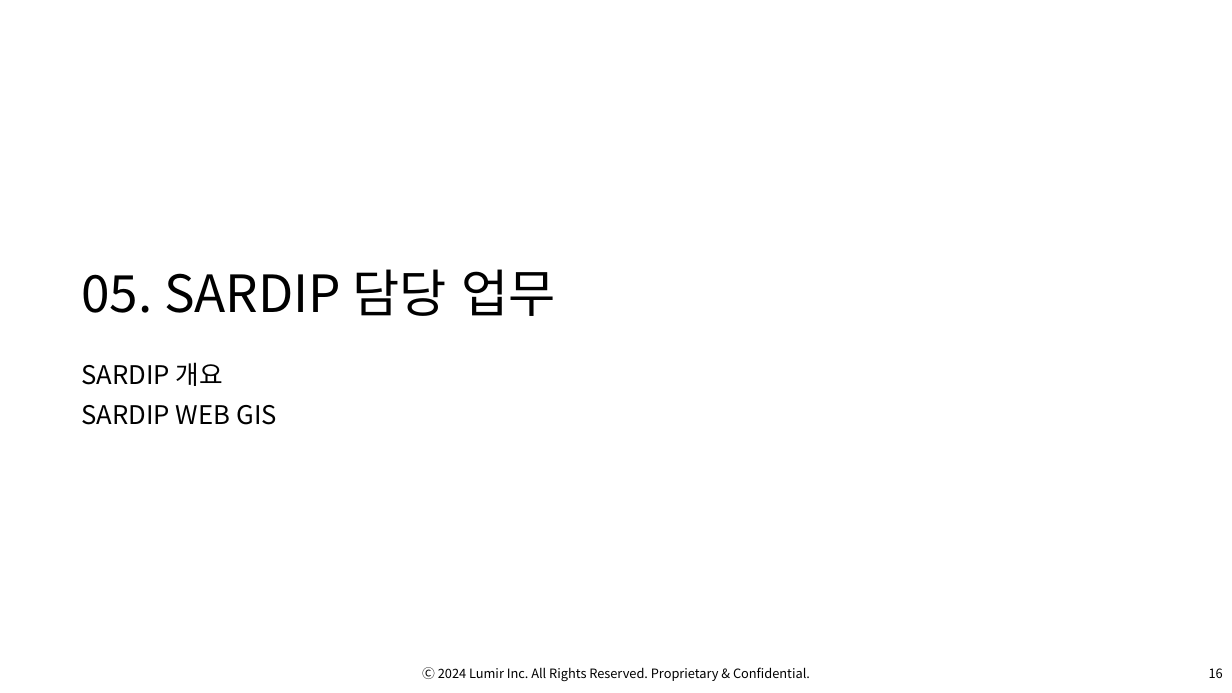
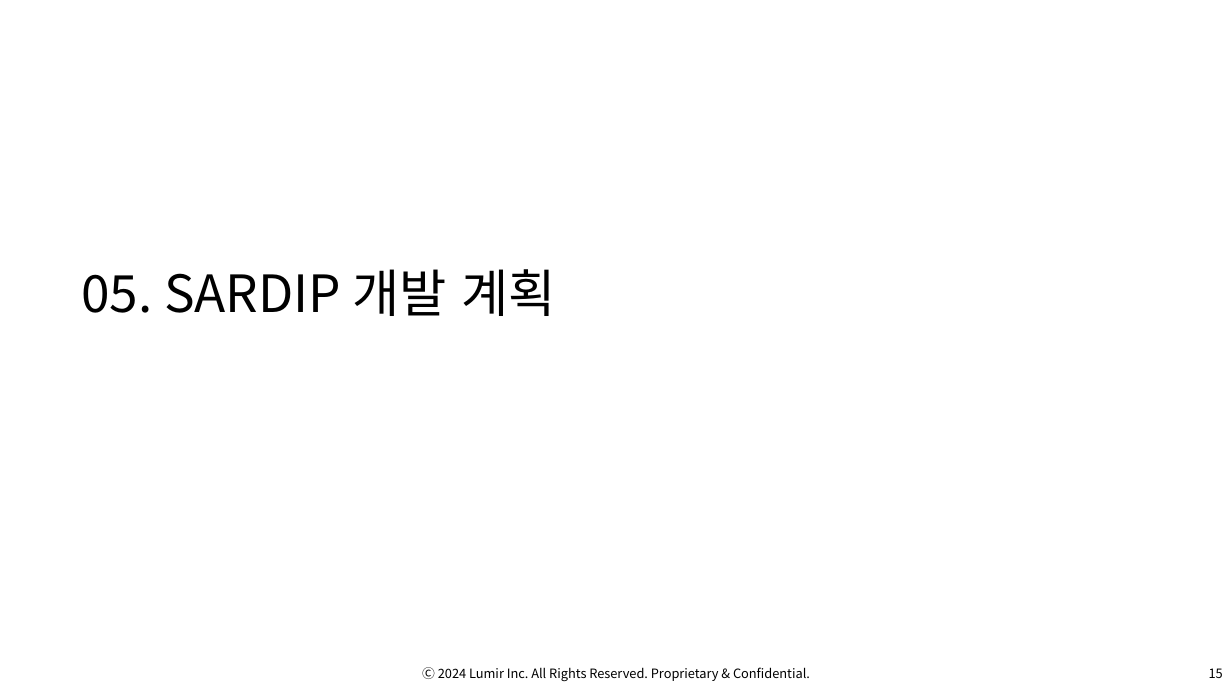
Before and after one commit to OsterRepository/OsterRepository, a slide deck: slide 16 of 기술 7부 김민수 성과 발표.pptx (slide 17 before the commit). Drawn at 1232x693 pixels with LibreOffice and Linux fonts; fonts in the diff are those of the drawing; background and template pictures are left out. Boxes give left, top, right and bottom in pixels: in the first picture for what was removed or moved away, otherwise in the second. Text is boxed around its words. In the diff, an @@ line names an element or a change of style, - is before the commit and + after.

```diff
--- a/기술 7부 김민수 성과 발표.pptx
+++ b/기술 7부 김민수 성과 발표.pptx
@@ title at bbox=[81, 269, 555, 316]: text changed @@
-05. SARDIP 담당 업무
+05. SARDIP 개발 계획
@@ text removed at bbox=[81, 362, 277, 425] @@
-SARDIP 개요
-SARDIP WEB GIS
@@ page number at bbox=[1209, 668, 1223, 678]: text changed @@
-16
+15
```
Also in this commit, not shown: 15 other slides changed, 1 slide added, 3 slides removed, 1 other file.
